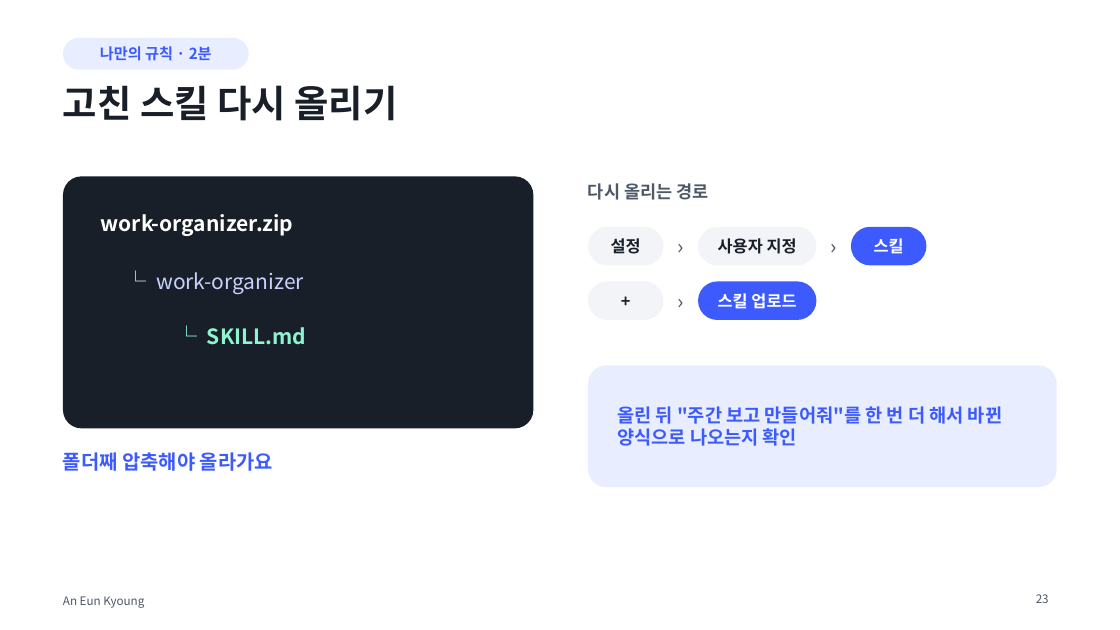
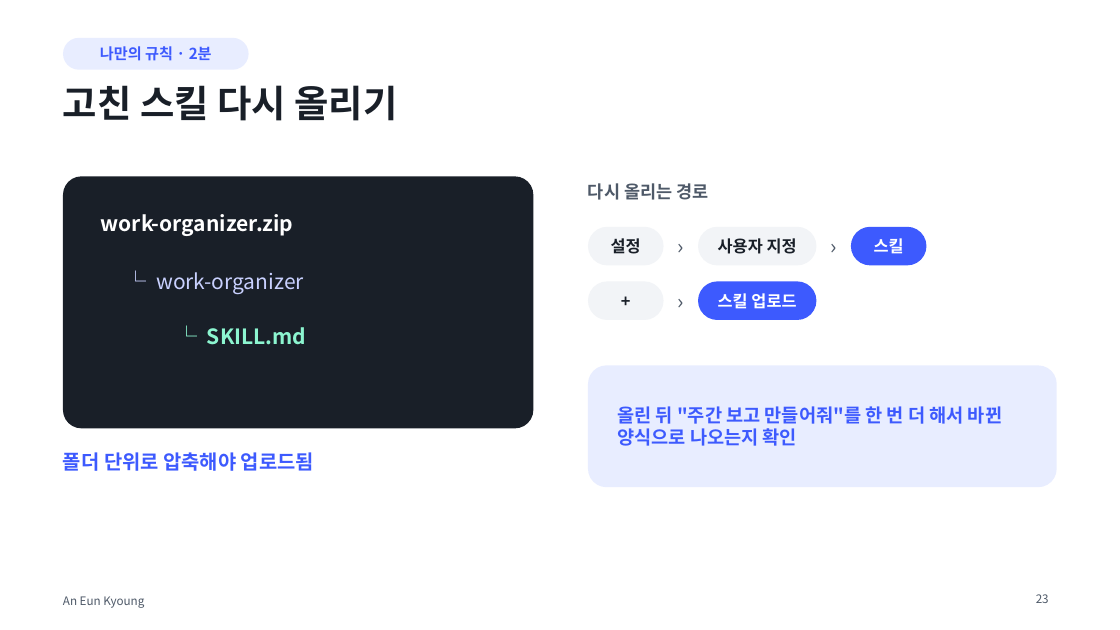
Before and after one commit to eunkyoungAn/-, a slide deck: slide 23 of output/업무정리비서-강의/나만의_업무정리비서_만들기.pptx. Drawn at 1120x630 pixels with LibreOffice and Linux fonts; fonts in the diff are those of the drawing. Boxes give left, top, right and bottom in pixels: in the first picture for what was removed or moved away, otherwise in the second. Text is boxed around its words. In the diff, an @@ line names an element or a change of style, - is before the commit and + after.

```diff
--- a/output/업무정리비서-강의/나만의_업무정리비서_만들기.pptx
+++ b/output/업무정리비서-강의/나만의_업무정리비서_만들기.pptx
@@ text at (63,452,314,471): text changed @@
-폴더째 압축해야 올라가요
+폴더 단위로 압축해야 업로드됨
```
Also in this commit, not shown: 15 other slides changed, 2 slides added, 2 slides removed, 4 other files.
